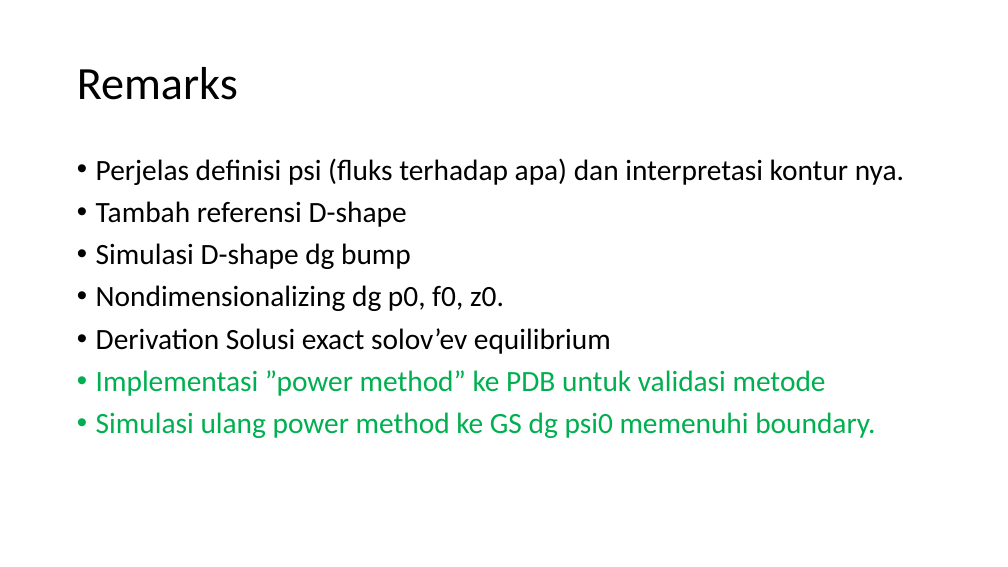
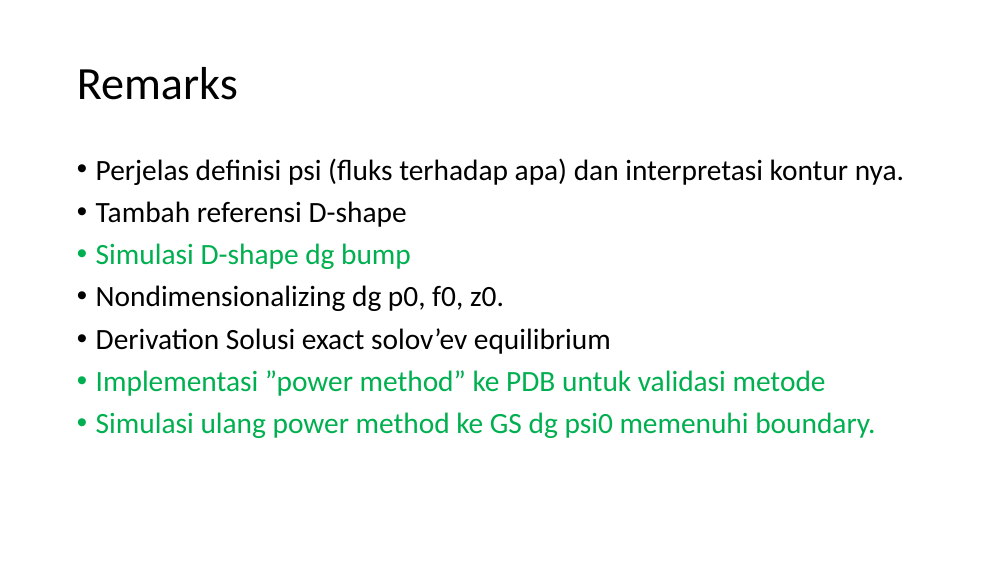
Before and after one commit to harryyudha7/thesis, a slide deck: slide 26 of solving GS equation.pptx. Drawn at 1008x567 pixels with LibreOffice and Linux fonts; fonts in the diff are those of the drawing. Boxes give left, top, right and bottom in pixels: in the first picture for what was removed or moved away, otherwise in the second. Text is boxed around its words. In the diff, an @@ line names an element or a change of style, - is before the commit and + after.

```diff
--- a/solving GS equation.pptx
+++ b/solving GS equation.pptx
@@ text at (96, 243, 411, 269): text colour #000000 to #00B050 in "Simulasi D-shape dg bump" @@
```
Also in this commit, not shown: 1 other slide changed, 9 slides added, 14 other files.
